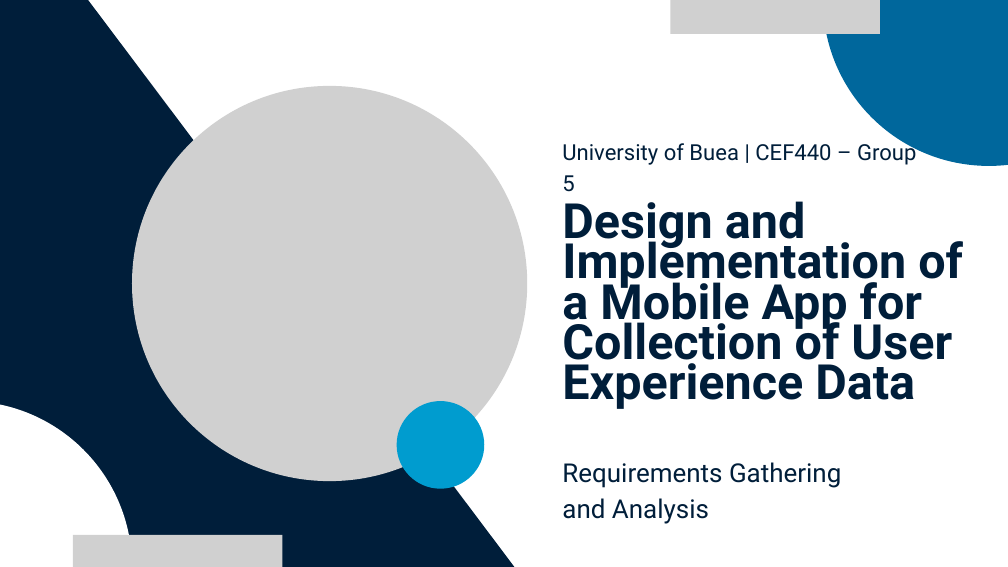
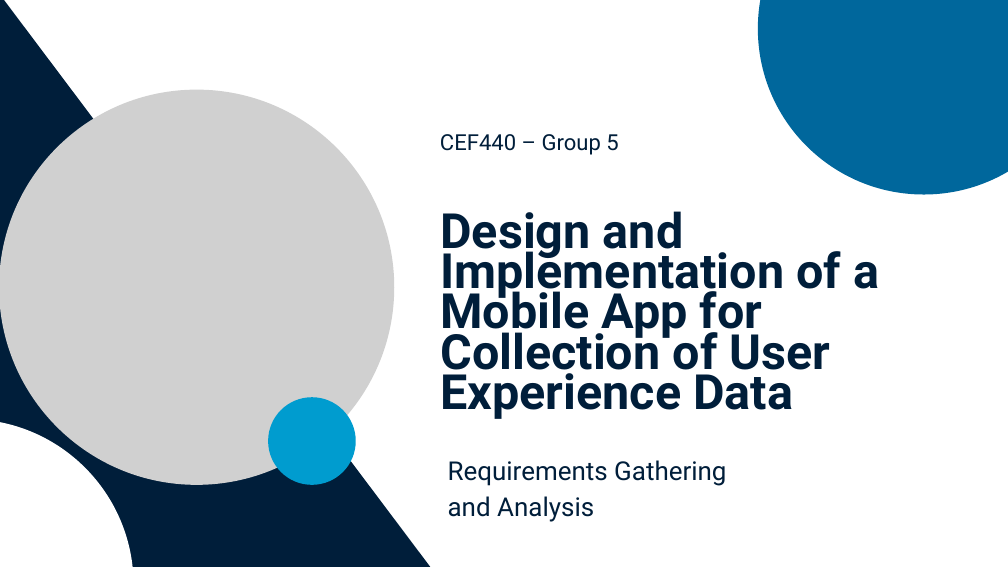
Before and after one commit to BrayanMorningstar237/CEF440_Group5, a slide deck: slide 1 of Task 2/Task 2 Power Point Mobile QoE Data Collection App Design.pptx. Drawn at 1008x567 pixels with LibreOffice and Linux fonts; fonts in the diff are those of the drawing; grey boxes stand for pictures. Boxes give left, top, right and bottom in pixels: in the first picture for what was removed or moved away, otherwise in the second. Text is boxed around its words. In the diff, an @@ line names an element or a change of style, - is before the commit and + after.

```diff
--- a/Task 2/Task 2 Power Point Mobile QoE Data Collection App Design.pptx
+++ b/Task 2/Task 2 Power Point Mobile QoE Data Collection App Design.pptx
@@ freeform shape: place and size @@
-freeform shape at bbox=[0, 0, 670, 567]
+freeform shape at bbox=[0, 0, 586, 567]
@@ picture removed at bbox=[670, 0, 880, 33] @@
@@ freeform shape: place and size @@
-freeform shape at bbox=[823, 0, 1008, 166]
+freeform shape at bbox=[758, 0, 1008, 195]
@@ picture: place and size @@
-picture at bbox=[132, 86, 527, 481]
+picture at bbox=[0, 90, 394, 485]
@@ text at bbox=[440, 134, 618, 155]: text changed @@
-University of Buea | CEF440 – Group 5
+CEF440 – Group 5
@@ text "Design and Implementation of a ..." rewrapped from bbox=[562, 201, 963, 409] to bbox=[440, 211, 879, 419] @@
@@ freeform shape: place and size @@
-freeform shape at bbox=[0, 401, 132, 567]
+freeform shape at bbox=[0, 419, 134, 567]
@@ freeform shape: place and size @@
-freeform shape at bbox=[397, 401, 484, 489]
+freeform shape at bbox=[268, 397, 356, 485]
@@ text "Requirements Gathering and Analysis": place and size @@
-text "Requirements Gathering and Analysis" at bbox=[562, 462, 841, 524]
+text "Requirements Gathering and Analysis" at bbox=[448, 460, 726, 522]
@@ picture removed at bbox=[73, 535, 283, 567] @@
```
Also in this commit, not shown: 4 other slides changed, 13 slides added, 1 other file.
